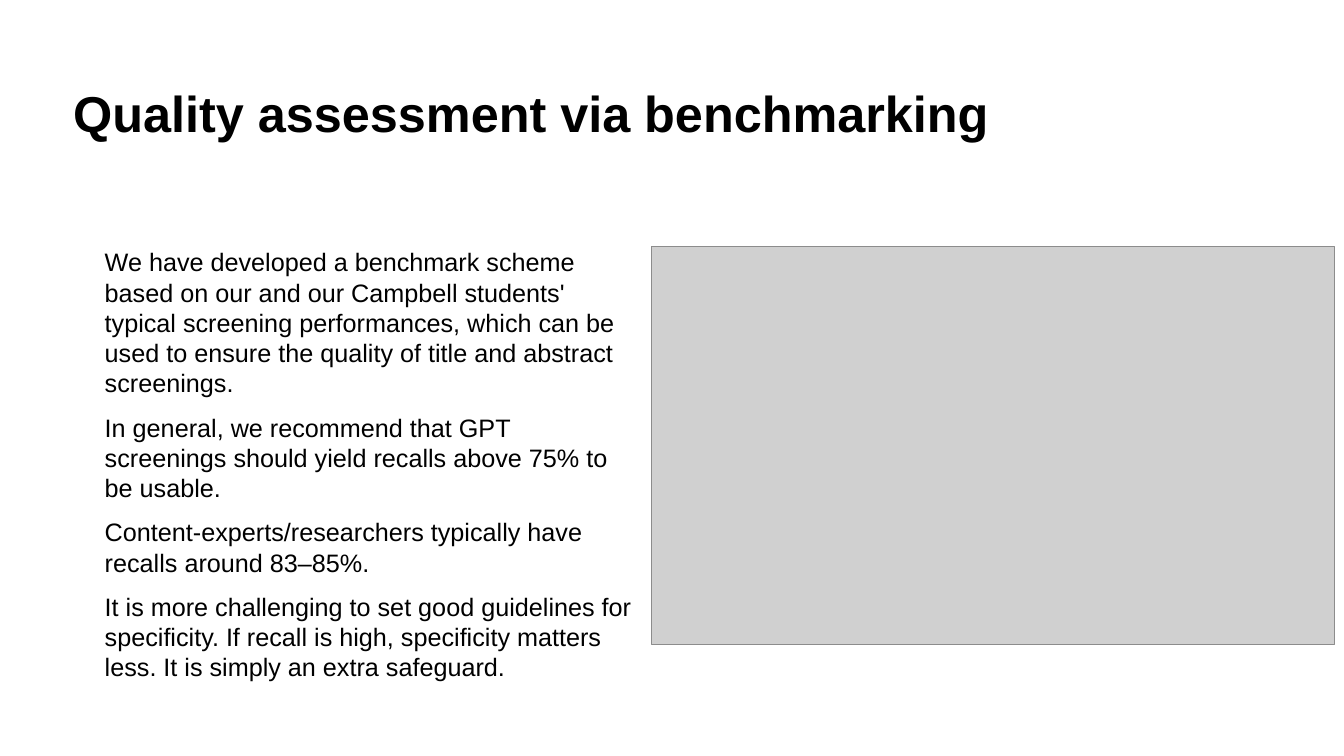
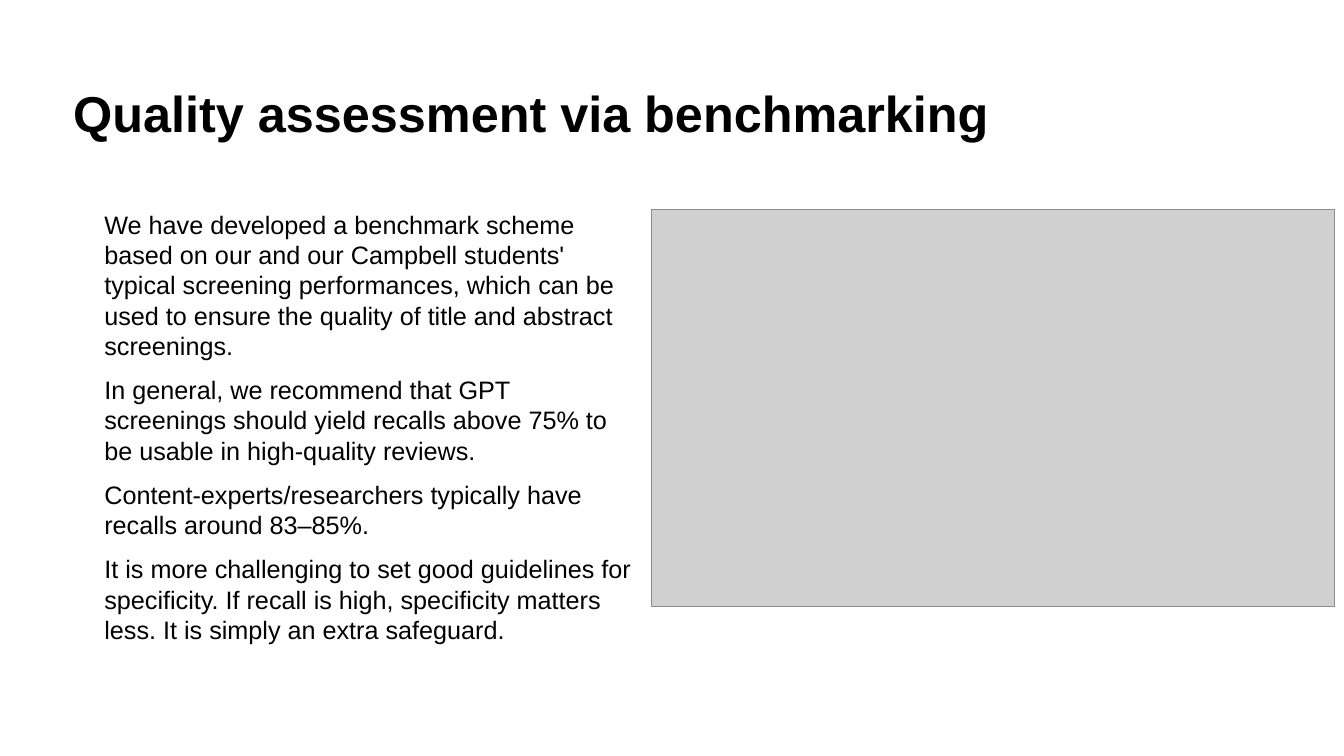
Before and after one commit to MikkelVembye/SRMA-SIG-presentation, a slide deck: slide 7 of SRMA SIG presentation 2024.potx.pptx. Drawn at 1344x756 pixels with LibreOffice and Linux fonts; fonts in the diff are those of the drawing; grey boxes stand for pictures; background and template pictures are left out. Boxes give left, top, right and bottom in pixels: in the first picture for what was removed or moved away, otherwise in the second. Text is boxed around its words. In the diff, an @@ line names an element or a change of style, - is before the commit and + after.

```diff
--- a/SRMA SIG presentation 2024.potx.pptx
+++ b/SRMA SIG presentation 2024.potx.pptx
@@ text "We have developed a benchmark ...": place and size @@
-text "We have developed a benchmark ..." at box(105, 252, 631, 682)
+text "We have developed a benchmark ..." at box(104, 215, 630, 645)
@@ picture: place and size @@
-picture at box(652, 247, 1336, 645)
+picture at box(652, 210, 1336, 608)
@@ text at box(104, 380, 607, 465): text changed @@
-• In general, we recommend that GPT screenings should yield recalls above 75% to be usable.
+• In general, we recommend that GPT screenings should yield recalls above 75% to be usable in high-quality reviews.
```
Also in this commit, not shown: 4 other slides changed, 1 slide added, 1 slide removed.
